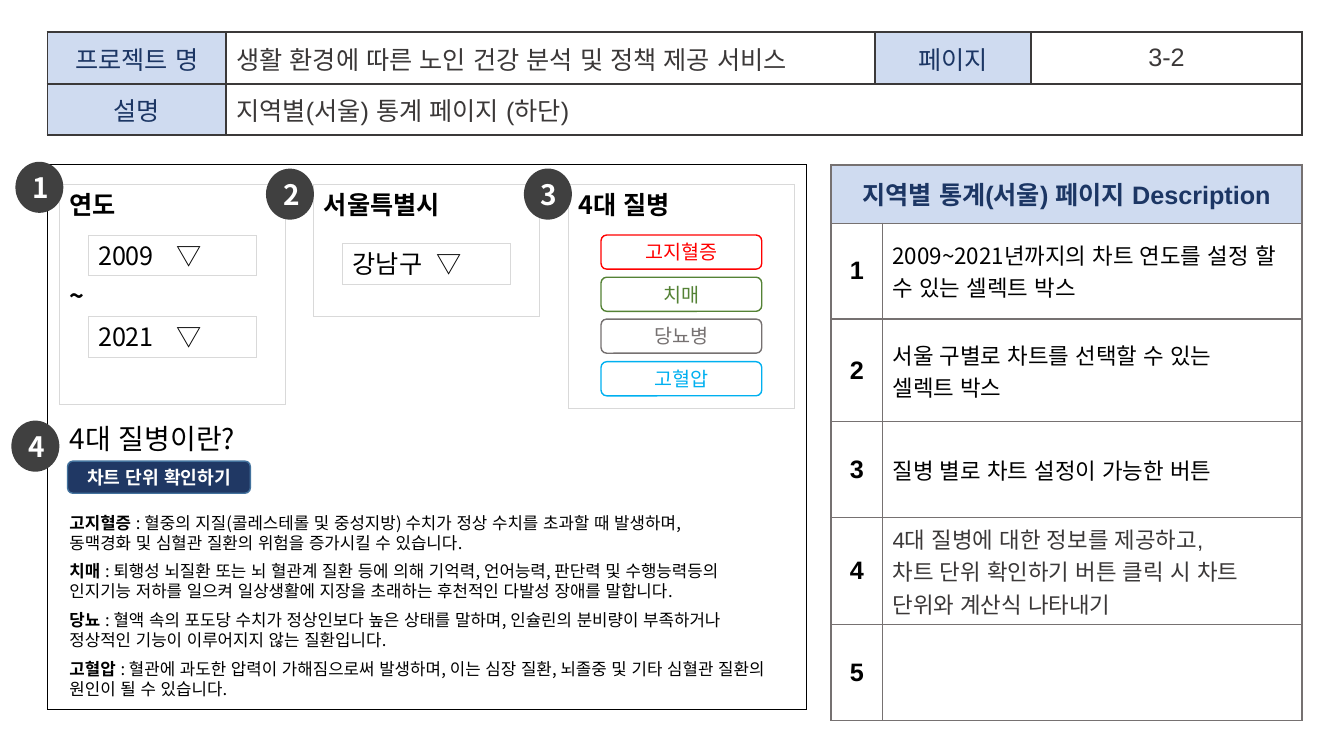
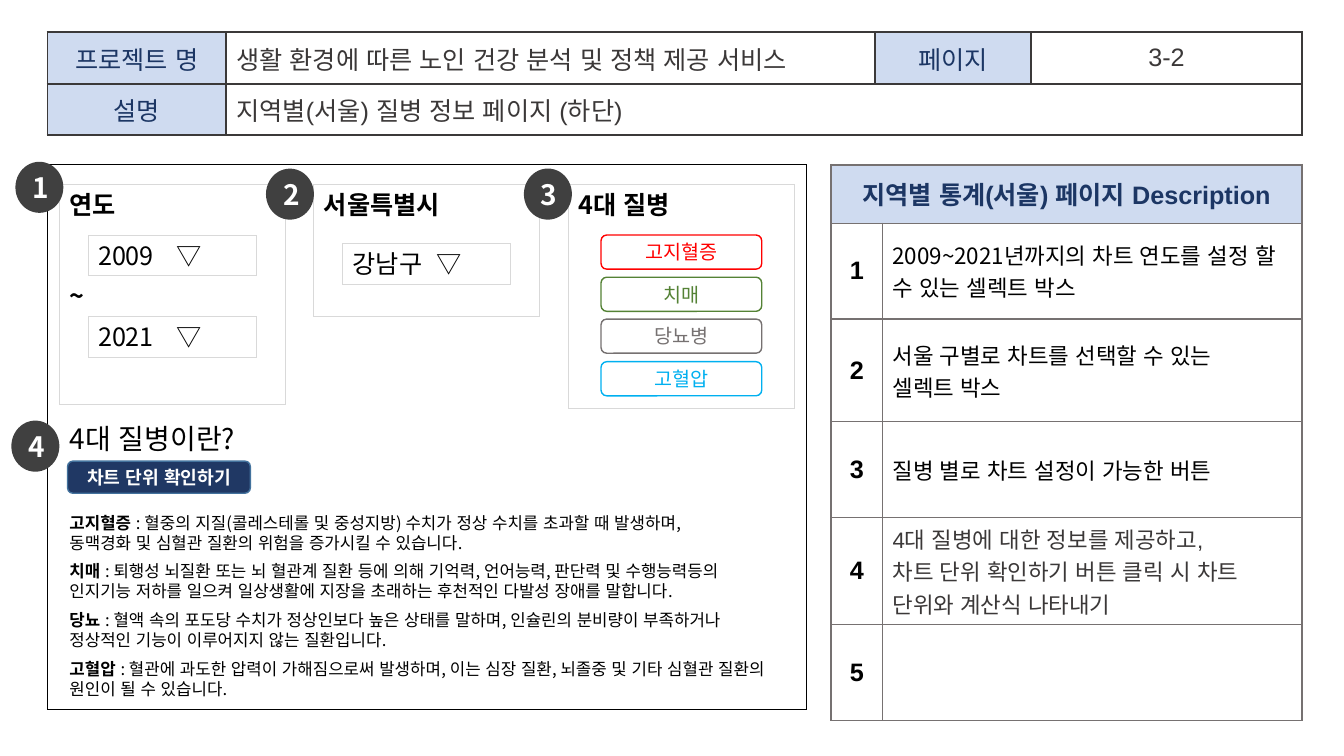
Before and after one commit to p1p2p1/Project_DLT, a slide deck: slide 14 of project_1/4. 화면설계서/2조_화면설계서_V0.7.pptx. Drawn at 1344x756 pixels with LibreOffice and Linux fonts; fonts in the diff are those of the drawing. Boxes give left, top, right and bottom in pixels: in the first picture for what was removed or moved away, otherwise in the second. Text is boxed around its words. In the diff, an @@ line names an element or a change of style, - is before the commit and + after.

```diff
--- a/project_1/4. 화면설계서/2조_화면설계서_V0.7.pptx
+++ b/project_1/4. 화면설계서/2조_화면설계서_V0.7.pptx
@@ table at (x1=47, y1=32, x2=1303, y2=135) @@
-row 2, column 2: 지역별(서울) 통계 페이지 (하단)
+row 2, column 2: 지역별(서울) 질병 정보 페이지 (하단)
```
Also in this commit, not shown: 15 other slides changed.
